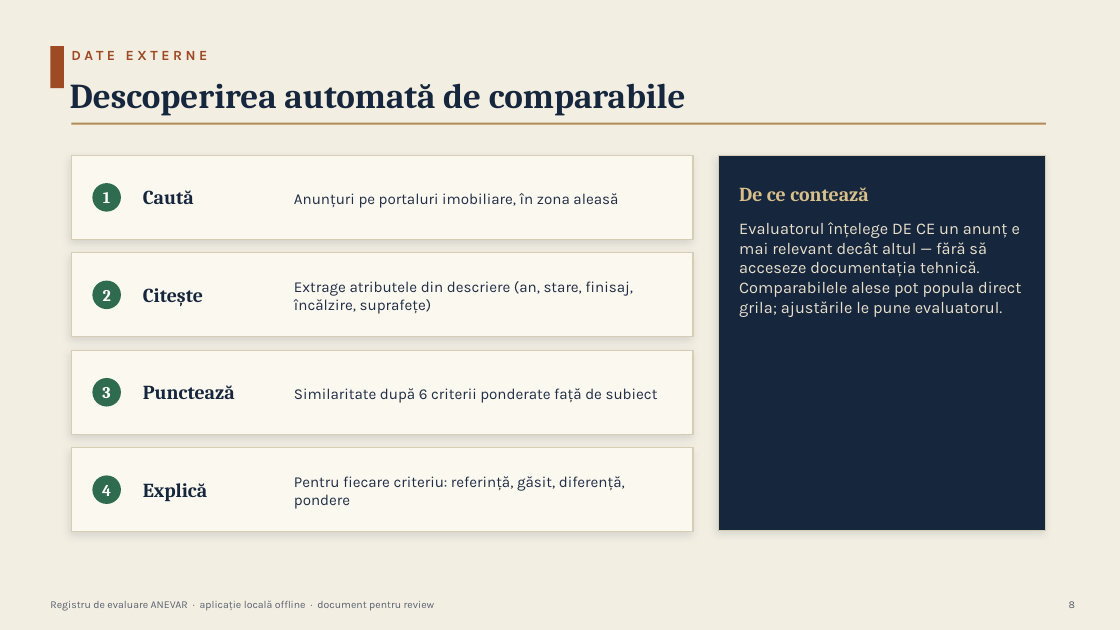
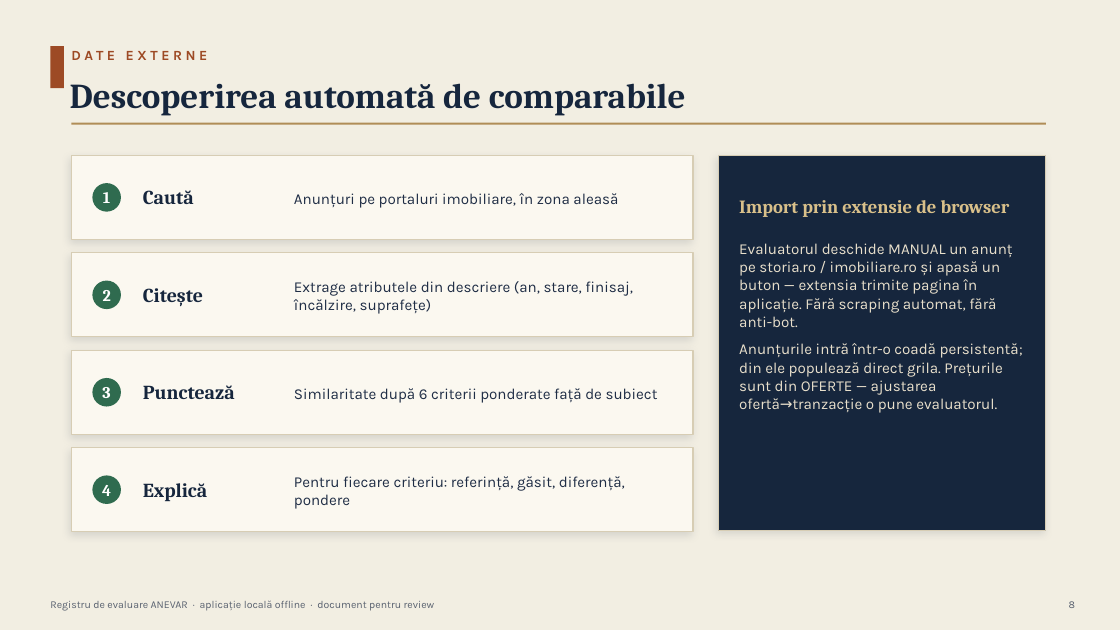
Before and after one commit to adrianserbanescu-byte/anevar, a slide deck: slide 8 of docs/prezentare-aplicatie.pptx. Drawn at 1120x630 pixels with LibreOffice and Linux fonts; fonts in the diff are those of the drawing. Boxes give left, top, right and bottom in pixels: in the first picture for what was removed or moved away, otherwise in the second. Text is boxed around its words. In the diff, an @@ line names an element or a change of style, - is before the commit and + after.

```diff
--- a/docs/prezentare-aplicatie.pptx
+++ b/docs/prezentare-aplicatie.pptx
@@ text at (x1=739, y1=200, x2=1010, y2=217): text changed; size 17 to 16 pt @@
-De ce contează
+Import prin extensie de browser
@@ text at (x1=739, y1=243, x2=1023, y2=413): text changed; size 14 to 13 pt @@
-Evaluatorul înțelege DE CE un anunț e mai relevant decât altul — fără să acceseze documentația tehnică. Comparabilele alese pot popula direct grila; ajustările le pune evaluatorul.
+Evaluatorul deschide MANUAL un anunț pe storia.ro / imobiliare.ro și apasă un buton — extensia trimite pagina în aplicație. Fără scraping automat, fără anti-bot.
+Anunțurile intră într-o coadă persistentă; din ele populează direct grila. Prețurile sunt din OFERTE — ajustarea ofertă→tranzacție o pune evaluatorul.
```
Also in this commit, not shown: 6 other files.
